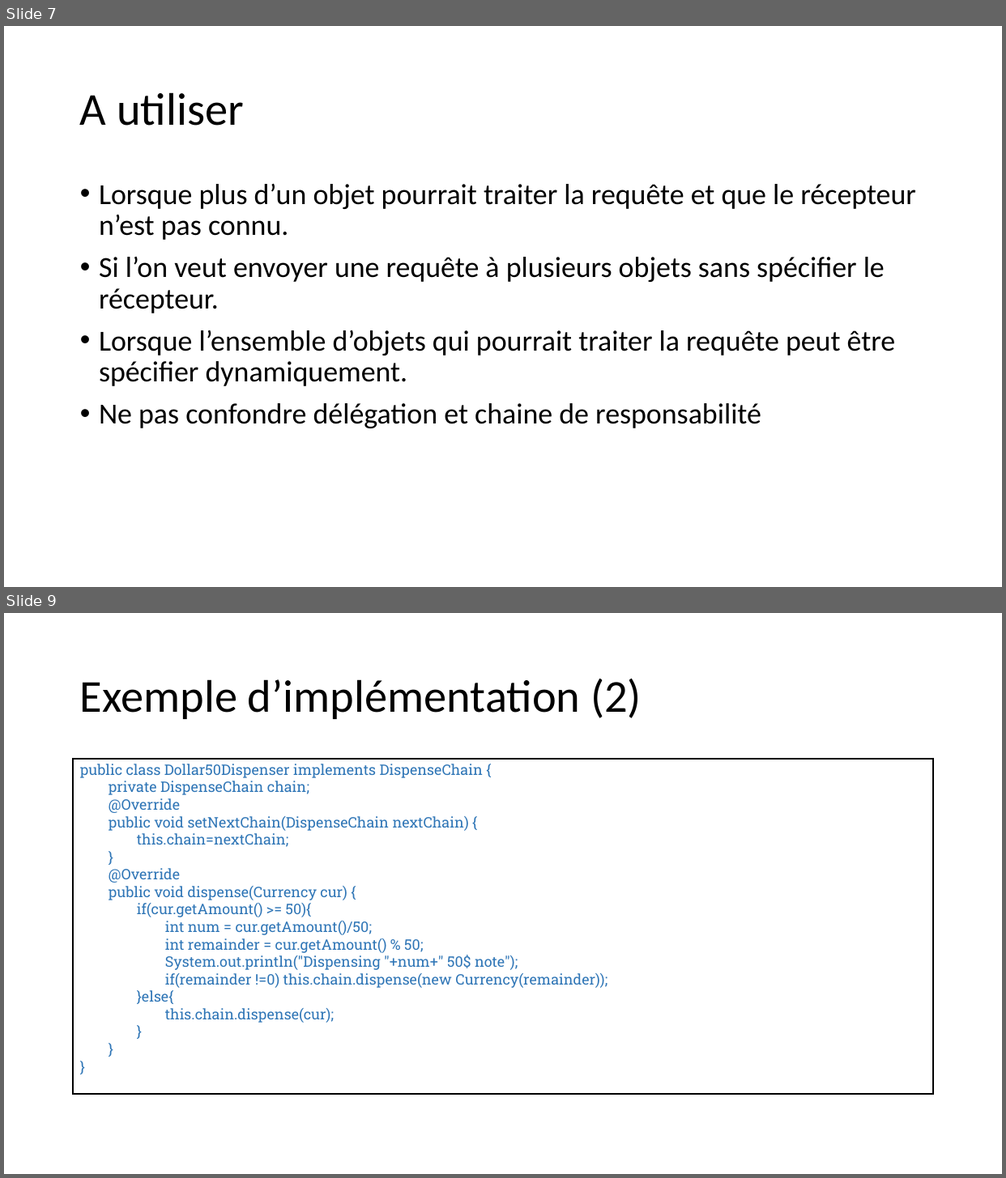
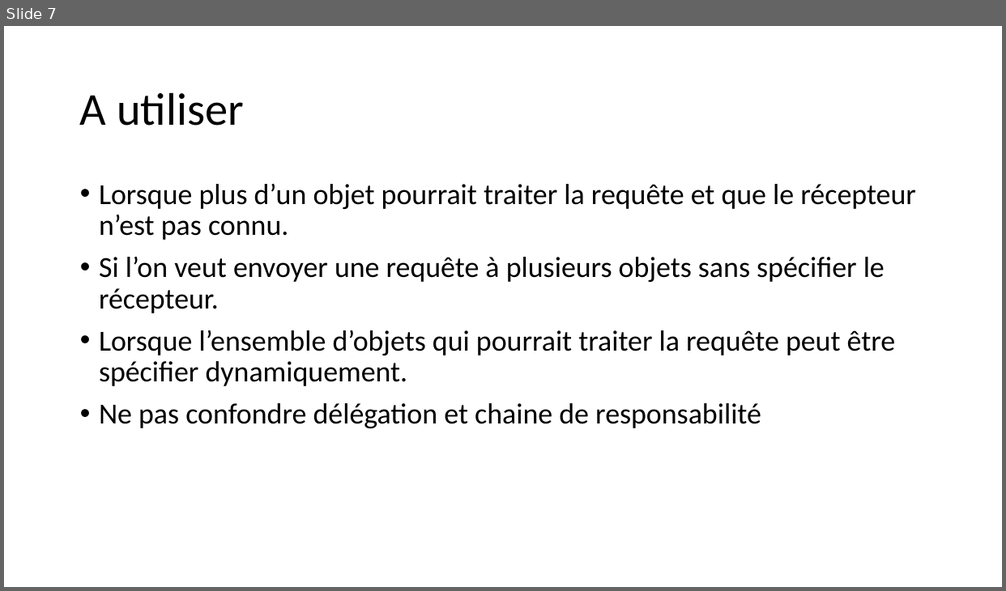
Before and after one commit to FontaineRiant/CoRe, a slide deck: presentation/chaine_responsabilite.pptx. Shown one above the other, each under a label of ours: slides 7 and 9 before the commit, slide 7 after it; the slides between them are not shown. The pictures are 1006x1178 and 1006x591 pixels, drawn with LibreOffice and Linux fonts; fonts in the diff are those of the drawing. Boxes give left, top, right and bottom in pixels: in the first picture for what was removed or moved away, otherwise in the second. Text is boxed around its words. In the diff, an @@ line names an element or a change of style, - is before the commit and + after.

```diff
--- a/presentation/chaine_responsabilite.pptx
+++ b/presentation/chaine_responsabilite.pptx
@@ slide 9 removed at <box>4,613,1002,1174</box>, background #FFFFFF @@
@@ title removed at <box>80,679,641,719</box> @@
-Exemple d’implémentation (2)
@@ text removed at <box>73,756,934,1098</box> @@
-public class Dollar50Dispenser implements DispenseChain {
-private DispenseChain chain;
-@Override
-public void setNextChain(DispenseChain nextChain) {
-this.chain=nextChain;
-}
-@Override
-public void dispense(Currency cur) {
-if(cur.getAmount() >= 50){
-int num = cur.getAmount()/50;
-int remainder = cur.getAmount() % 50;
-System.out.println("Dispensing "+num+" 50$ note");
-if(remainder !=0) this.chain.dispense(new Currency(remainder));
-}else{
-this.chain.dispense(cur);
-}
-}
-}
```
Also in this commit, not shown: 1 slide changed, 2 slides added, 3 other slides removed, 1 other file.
